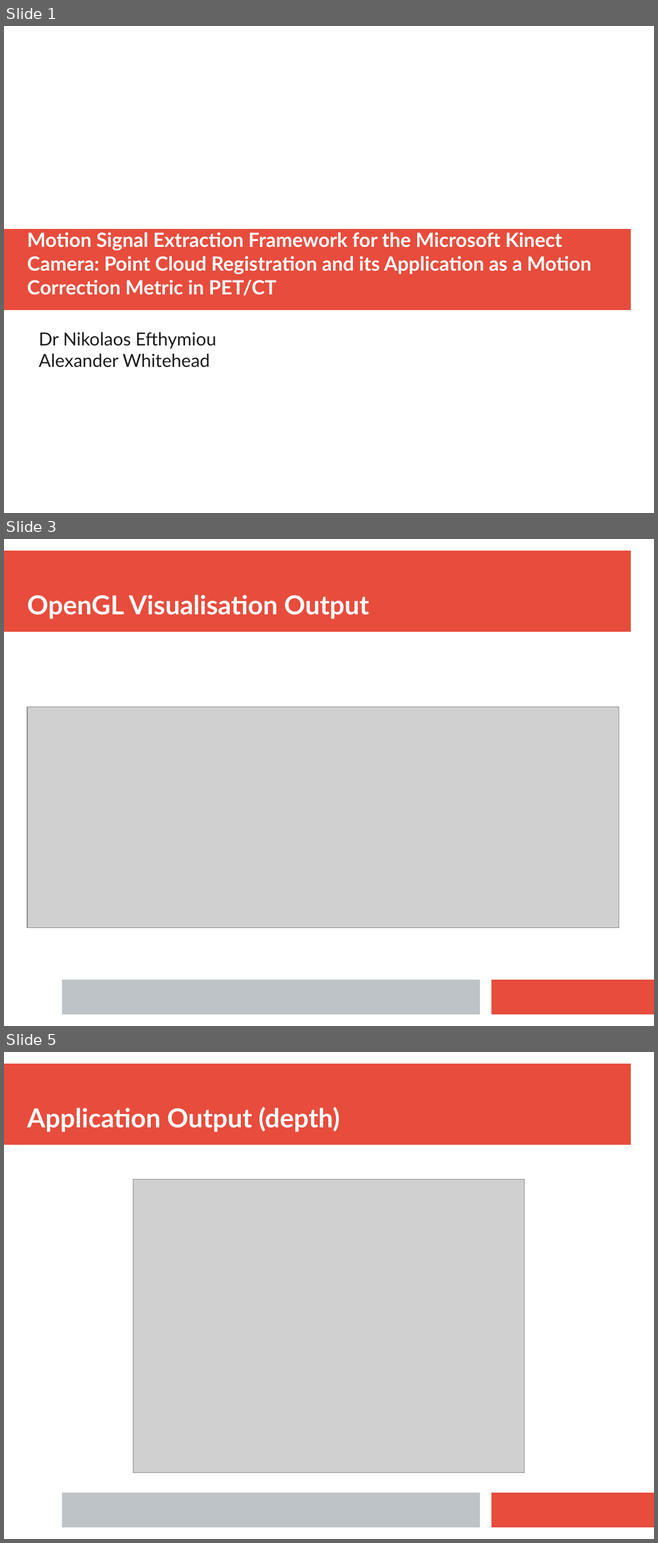
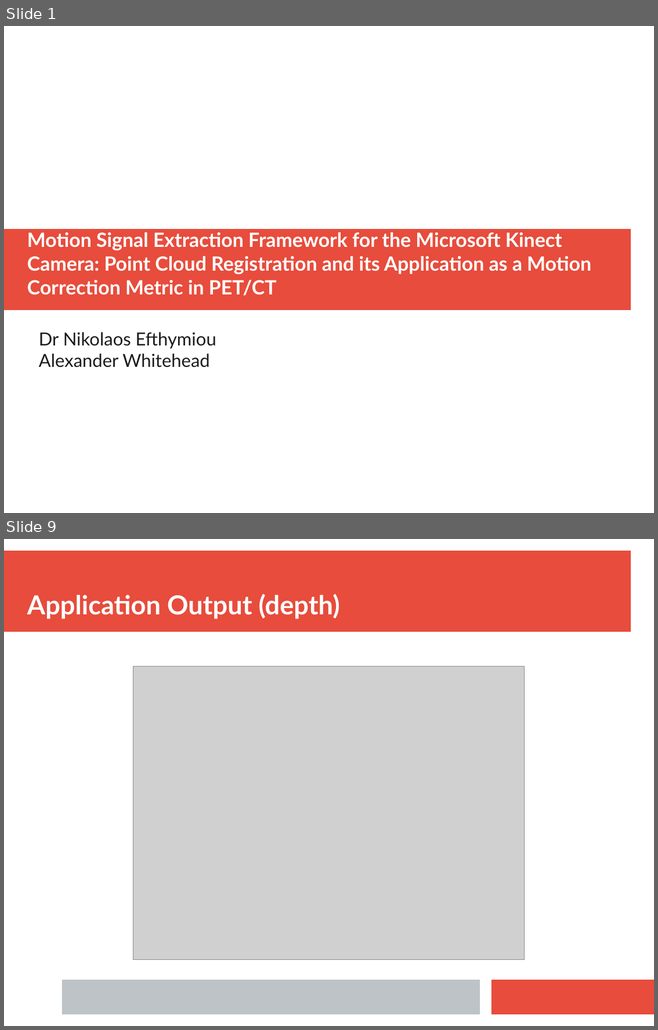
Before and after one commit to ALEXJAZZ008008/MSc-Dissertation, a slide deck: Report/Misc/Journal.odp. Shown one above the other, each under a label of ours: slides 1, 3 and 5 before the commit, slides 1 and 9 after it; the slides between them are not shown. The pictures are 658x1543 and 658x1030 pixels, drawn with LibreOffice and Linux fonts; fonts in the diff are those of the drawing; grey boxes stand for pictures. Boxes give left, top, right and bottom in pixels: in the first picture for what was removed or moved away, otherwise in the second. Text is boxed around its words. In the diff, an @@ line names an element or a change of style, - is before the commit and + after.

```diff
--- a/Report/Misc/Journal.odp
+++ b/Report/Misc/Journal.odp
@@ slide 3 removed at [4, 539, 654, 1026], background #FFFFFF; not listed: 3 template elements that a slide beside it also shows @@
@@ text removed at [27, 595, 369, 619] @@
-OpenGL Visualisation Output
@@ picture removed at [27, 707, 619, 928] @@
@@ what was slide 5 is now slide 9 @@
```
Also in this commit, not shown: 3 slides changed, 4 slides added, 1 other slide removed, 8 other files.
